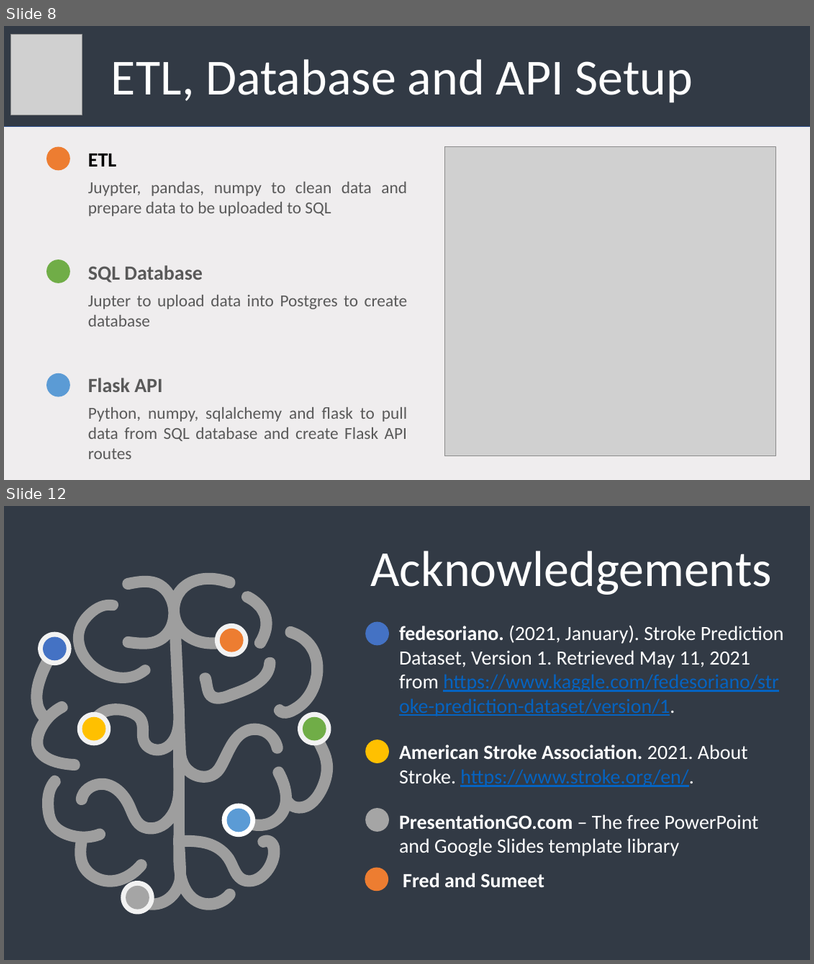
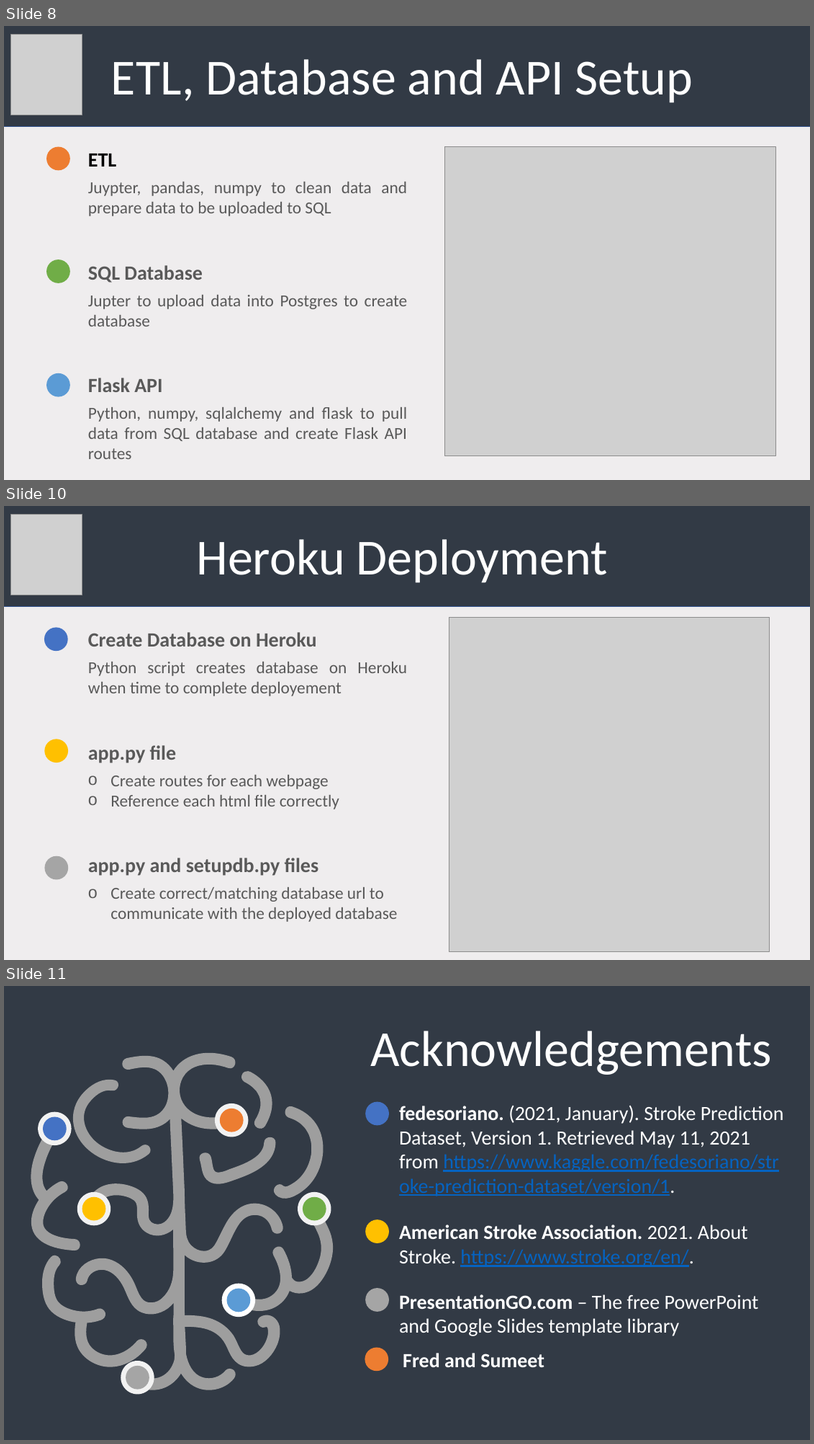
Before and after one commit to jcrettig/Final-Project---Group-1, a slide deck: BrainPPT.pptx. Shown one above the other, each under a label of ours: slides 8 and 12 before the commit, slides 8, 10 and 11 after it; the slides between them are not shown. The pictures are 814x964 and 814x1444 pixels, drawn with LibreOffice and Linux fonts; fonts in the diff are those of the drawing; grey boxes stand for pictures. Boxes give left, top, right and bottom in pixels: in the first picture for what was removed or moved away, otherwise in the second. Text is boxed around its words. In the diff, an @@ line names an element or a change of style, - is before the commit and + after.

```diff
--- a/BrainPPT.pptx
+++ b/BrainPPT.pptx
@@ slide 10 added at (4, 506, 810, 960), background #EFEDEE @@
@@ rectangle added at (4, 506, 810, 607), fill #323A45, outline #325491 1 pt @@
@@ picture added at (11, 515, 82, 595) @@
@@ text added at (196, 539, 608, 583), 60 pt, text #FFFFFF @@
+Heroku Deployment
@@ ellipse added at (44, 627, 68, 651), fill #4472C4 @@
@@ text added at (88, 632, 317, 646), 24 pt, text #595959, bold @@
+Create Database on Heroku
@@ picture added at (449, 618, 770, 952) @@
@@ text added at (88, 662, 407, 696), 20 pt, text #595959 @@
+Python script creates database on Heroku when time to complete deployement
@@ ellipse added at (44, 739, 68, 762), fill #FFC000 @@
@@ text added at (88, 745, 176, 763), 24 pt, text #595959, bold @@
+app.py file
@@ text added at (111, 775, 340, 809), 20 pt, text #595959 @@
+o Create routes for each webpage
+o Reference each html file correctly
@@ ellipse added at (44, 856, 68, 879), fill #A5A5A5 @@
@@ text added at (88, 857, 319, 875), 24 pt, text #595959, bold @@
+app.py and setupdb.py files
@@ text added at (111, 887, 397, 921), 20 pt, text #595959 @@
+o Create correct/matching database url to communicate with the deployed database
@@ what was slide 12 is now slide 11 @@
```
Also in this commit, not shown: 5 slides changed, 1 other slide added, 3 slides removed.
